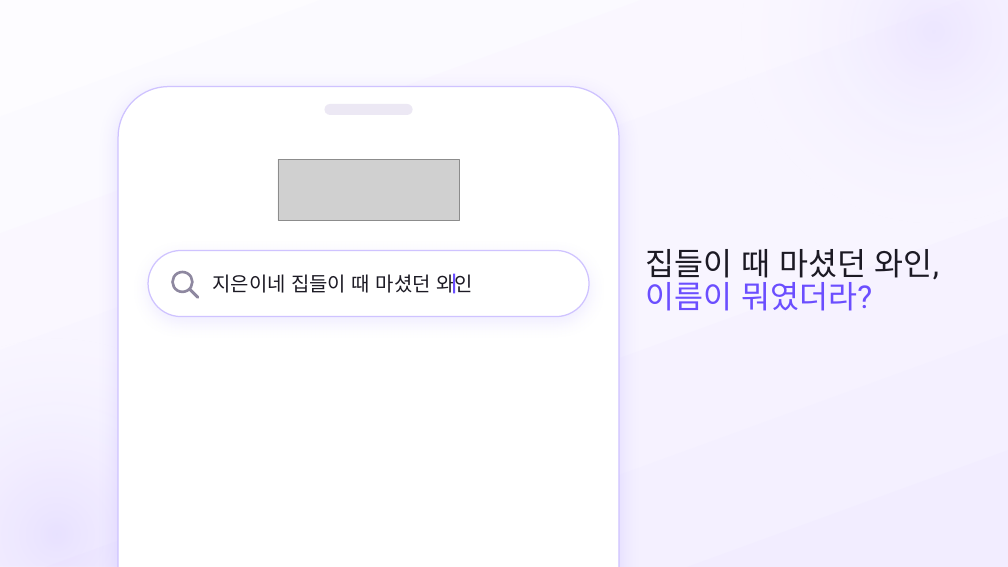
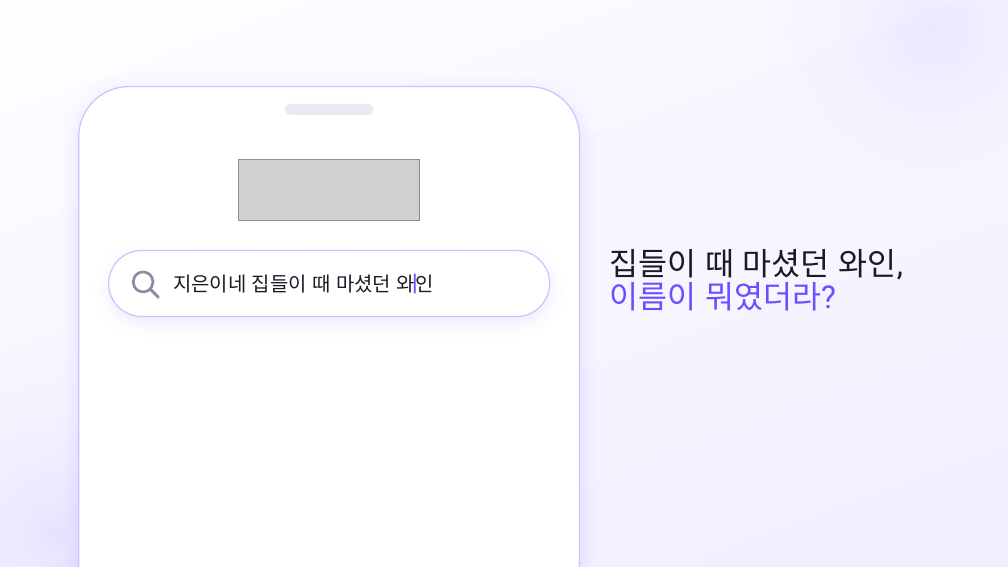
Before and after one commit to SB-Jo/t3, a slide deck: slide 5 of weave/결선준비/09_HowItWorks/HowItWorks_Argon.pptx. Drawn at 1008x567 pixels with LibreOffice and Linux fonts; fonts in the diff are those of the drawing; grey boxes stand for pictures. Boxes give left, top, right and bottom in pixels: in the first picture for what was removed or moved away, otherwise in the second. Text is boxed around its words. In the diff, an @@ line names an element or a change of style, - is before the commit and + after.

```diff
--- a/weave/결선준비/09_HowItWorks/HowItWorks_Argon.pptx
+++ b/weave/결선준비/09_HowItWorks/HowItWorks_Argon.pptx
@@ text "집들이 때 마셨던 와인,": place and size @@
-text "집들이 때 마셨던 와인," at (646,249,939,311)
+text "집들이 때 마셨던 와인," at (609,249,903,311)
@@ 3 rounded rectangles, 1 picture, 1 text, 1 ellipse, 1 freeform shape, 1 rectangle: place and size @@
-3 rounded rectangles, 1 picture, 1 text, 1 ellipse, 1 freeform shape, 1 rectangle at (118,87,619,567)
+3 rounded rectangles, 1 picture, 1 text, 1 ellipse, 1 freeform shape, 1 rectangle at (79,87,579,567)
```
Also in this commit, not shown: 16 other slides changed, 6 other files.
